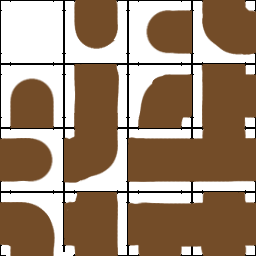
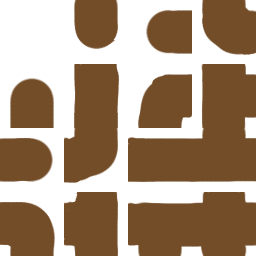
Layered file, before and after one edit (256x256). Changes by layer:
hid "zones", moved it above "maze" over [0, 0, 256, 256]
